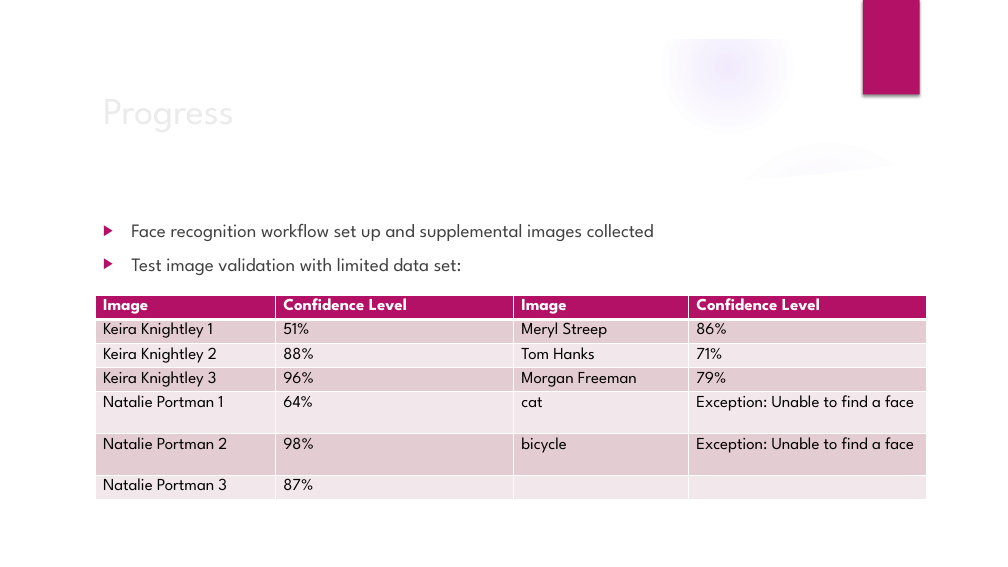
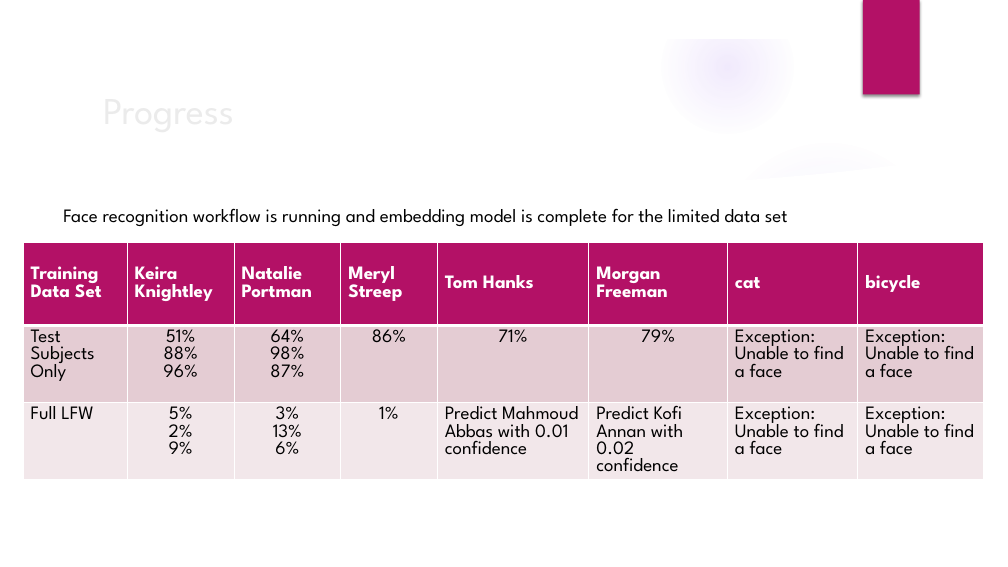
Before and after one commit to erstrong/BigDataSystemsandIntelligenceAnalytics, a slide deck: slide 11 of AdversarialFaceRecognition/ProgressReport.pptx (slide 10 before the commit). Drawn at 1008x567 pixels with LibreOffice and Linux fonts; fonts in the diff are those of the drawing; background and template pictures are left out. Boxes give left, top, right and bottom in pixels: in the first picture for what was removed or moved away, otherwise in the second. Text is boxed around its words. In the diff, an @@ line names an element or a change of style, - is before the commit and + after.

```diff
--- a/AdversarialFaceRecognition/ProgressReport.pptx
+++ b/AdversarialFaceRecognition/ProgressReport.pptx
@@ text added at bbox=[63, 208, 788, 226], 18 pt, text #000000 @@
+Face recognition workflow is running and embedding model is complete for the limited data set
@@ text removed at bbox=[131, 224, 654, 275] @@
-▶ Face recognition workflow set up and supplemental images collected
-▶ Test image validation with limited data set:
@@ table at bbox=[23, 243, 982, 545] @@
-Image | Confidence Level | Image | Confidence Level
-Keira Knightley 1 | 51% | Meryl Streep | 86%
-Keira Knightley 2 | 88% | Tom Hanks | 71%
-Keira Knightley 3 | 96% | Morgan Freeman | 79%
-Natalie Portman 1 | 64% | cat | Exception: Unable to find a face
-Natalie Portman 2 | 98% | bicycle | Exception: Unable to find a face
-Natalie Portman 3 | 87% |  | 
+Training Data Set | Keira Knightley | Natalie Portman | Meryl Streep | Tom Hanks | Morgan Freeman | cat | bicycle
+Test Subjects Only | 51% / 88% / 96% | 64% / 98% / 87% | 86% | 71% | 79% | Exception: Unable to find a face | Exception: Unable to find a face
+Full LFW | 5% / 2% / 9% | 3% / 13% / 6% | 1% | Predict Mahmoud Abbas with 0.01 confidence | Predict Kofi Annan with 0.02 confidence | Exception: Unable to find a face | Exception: Unable to find a face
@@ table: place and size @@
-table at bbox=[95, 295, 926, 529]
+table at bbox=[23, 243, 982, 545]
```
Also in this commit, not shown: 9 other slides changed, 2 slides added, 1 slide removed, 35 other files.
